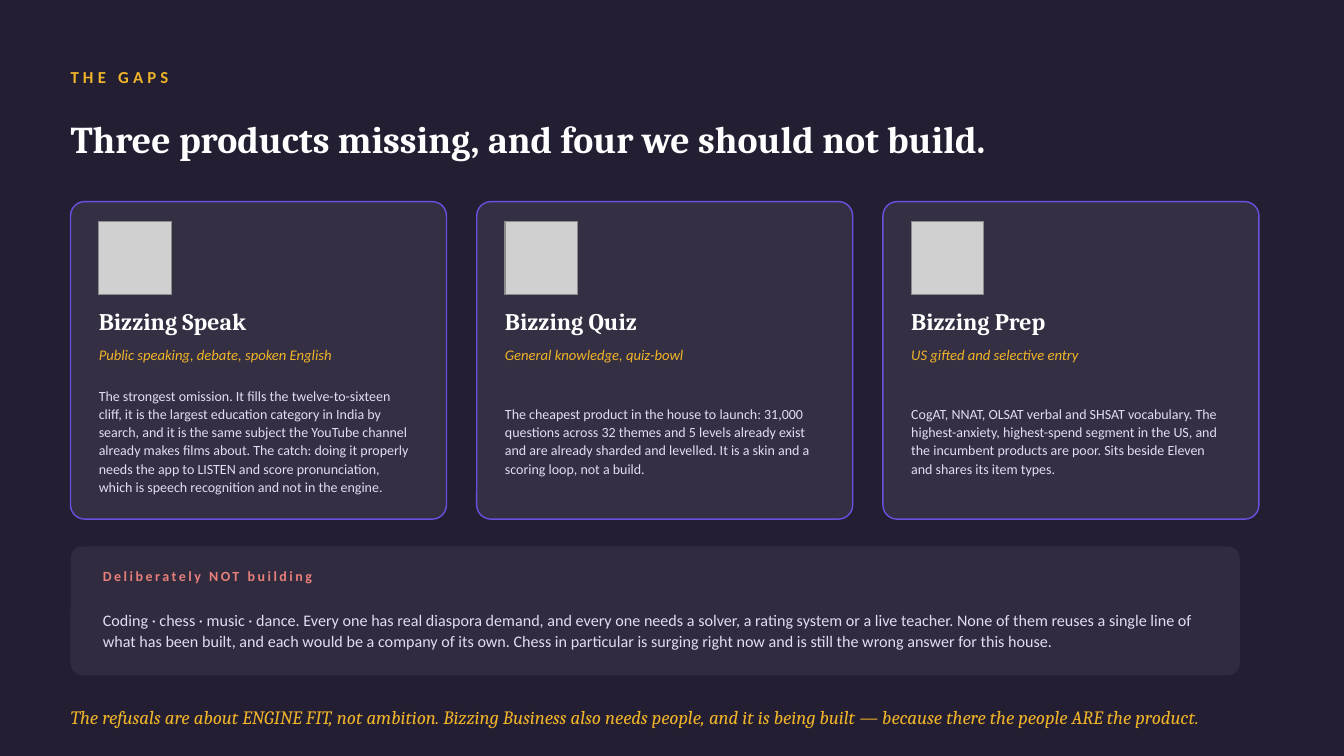
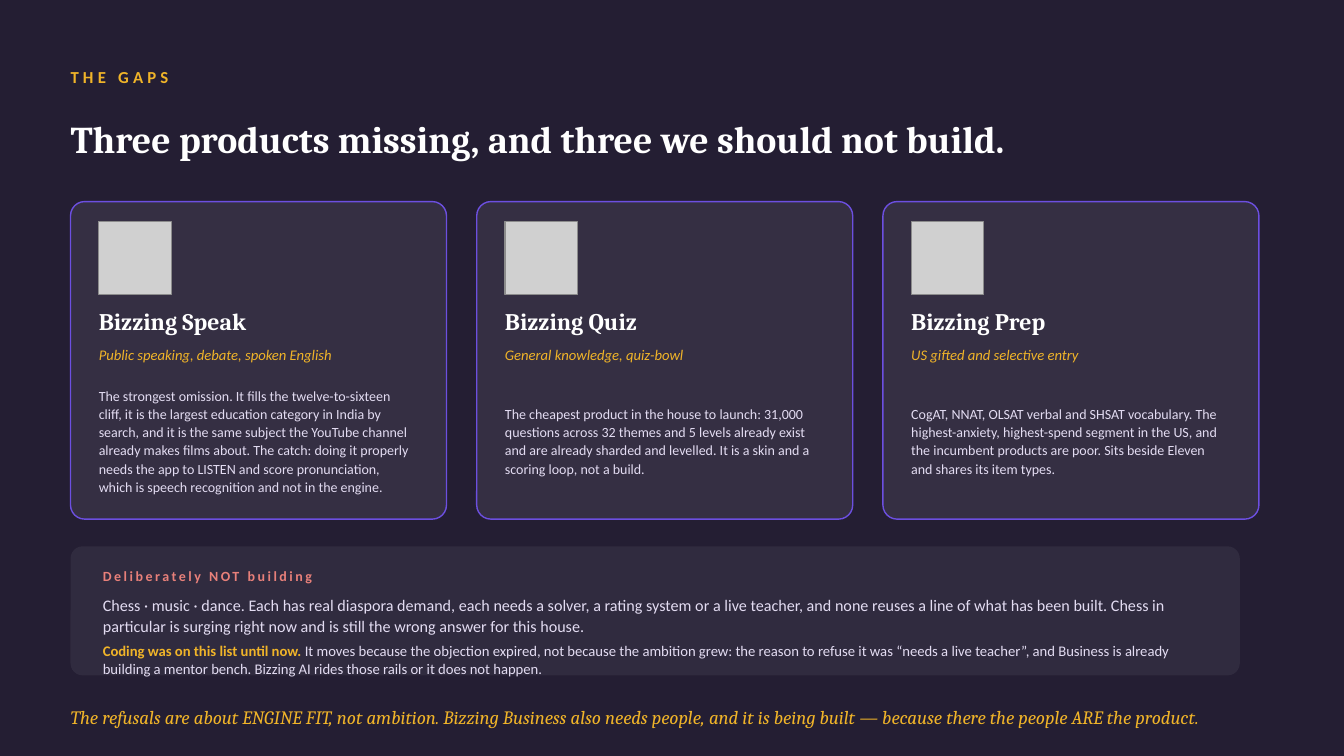
Before and after one commit to aayuvis/Bizzing-Bee, a slide deck: slide 19 of strategy/Bizzing-Strategy-Org.pptx (slide 18 before the commit). Drawn at 1344x756 pixels with LibreOffice and Linux fonts; fonts in the diff are those of the drawing; grey boxes stand for pictures. Boxes give left, top, right and bottom in pixels: in the first picture for what was removed or moved away, otherwise in the second. Text is boxed around its words. In the diff, an @@ line names an element or a change of style, - is before the commit and + after.

```diff
--- a/strategy/Bizzing-Strategy-Org.pptx
+++ b/strategy/Bizzing-Strategy-Org.pptx
@@ text at (x1=71, y1=126, x2=1004, y2=162): text changed @@
-Three products missing, and four we should not build.
+Three products missing, and three we should not build.
@@ text at (x1=103, y1=600, x2=1164, y2=635): text changed @@
-Coding · chess · music · dance. Every one has real diaspora demand, and every one needs a solver, a rating system or a live teacher. None of them reuses a single line of what has been built, and each would be a company of its own. Chess in particular is surging right now and is still the wrong answer for this house.
+Chess · music · dance. Each has real diaspora demand, each needs a solver, a rating system or a live teacher, and none reuses a line of what has been built. Chess in particular is surging right now and is still the wrong answer for this house.
@@ text added at (x1=103, y1=645, x2=1169, y2=677), 10.5 pt, text #E3DCF2 @@
+Coding was on this list until now. It moves because the objection expired, not because the ambition grew: the reason to refuse it was “needs a live teacher”, and Business is already building a mentor bench. Bizzing AI rides those rails or it does not happen.
```
Also in this commit, not shown: 13 other slides changed, 2 slides added, 1 other file.
